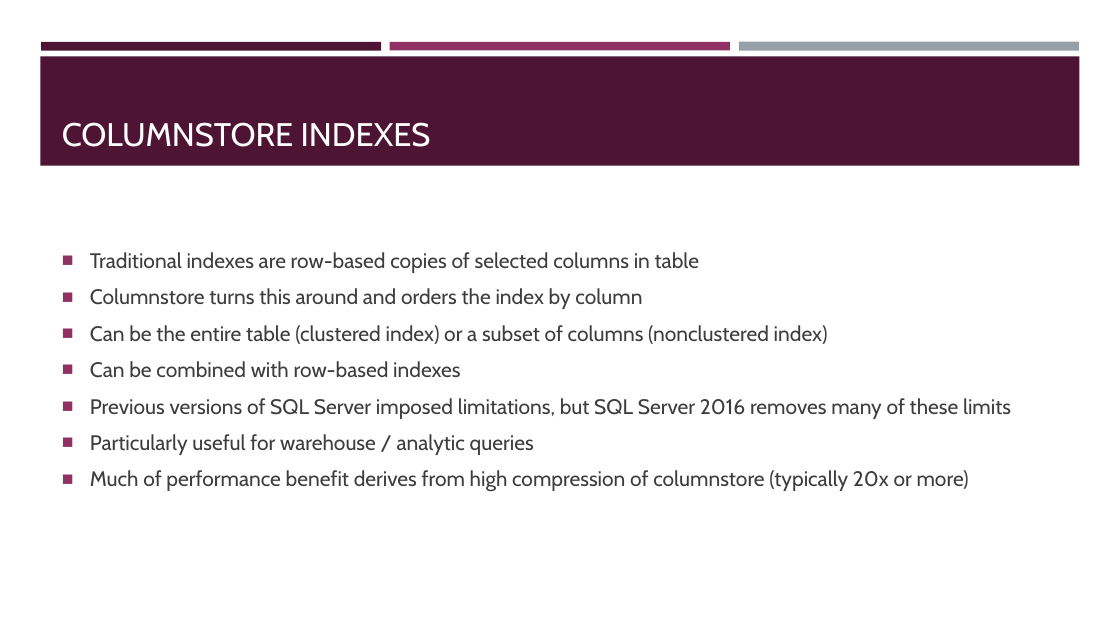
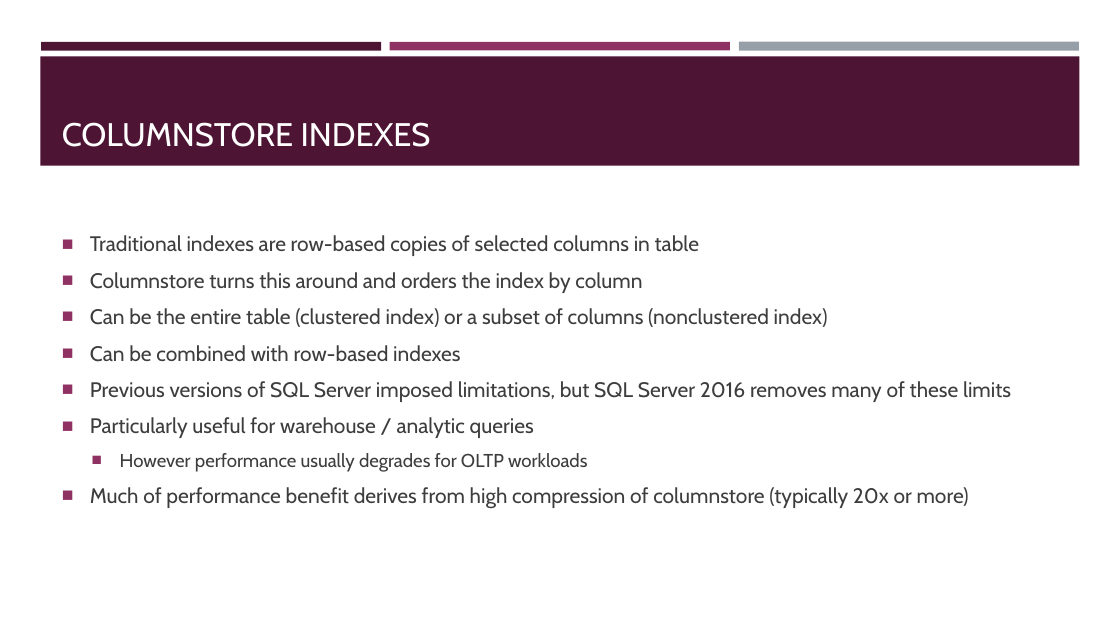
Before and after one commit to sqltran/SevenAwesomeSQLFeatures, a slide deck: slide 23 of AwesomeFreeSQLServerFeatures.pptx. Drawn at 1120x630 pixels with LibreOffice and Linux fonts; fonts in the diff are those of the drawing. Boxes give left, top, right and bottom in pixels: in the first picture for what was removed or moved away, otherwise in the second. Text is boxed around its words. In the diff, an @@ line names an element or a change of style, - is before the commit and + after.

Commit message:
Tweaks on columnstore.

```diff
--- a/AwesomeFreeSQLServerFeatures.pptx
+++ b/AwesomeFreeSQLServerFeatures.pptx
@@ text at (x1=120, y1=453, x2=587, y2=472): paragraph added @@
+  ■ However performance usually degrades for OLTP workloads
```
Also in this commit, not shown: 1 other file.
